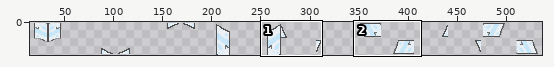
File history of a sprite sheet, sprites/spritesheets/glass_doors.png. The first picture is a wide view before the edit; the outline marks the close-up.
Close-up. Before:
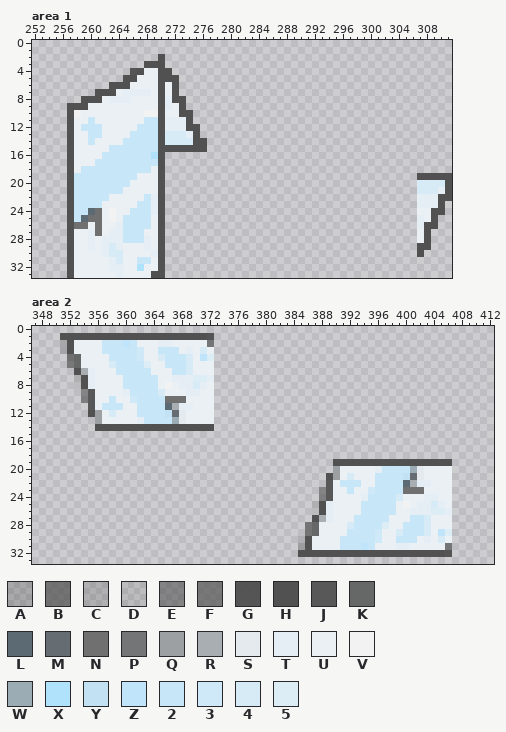
The file is 512x32 pixels. Pixels under 10% opacity are left out. Colours within 5 levels of each other are drawn and written as one. Shown: area 1: x 252..311, y 0..33; area 2: x 347..412, y 0..33. The old version is drawn lined up with the new one. The wide view leaves out empty margins. The commit also changed other parts of the picture, which this record leaves out.
Palette (. is transparent): A #43434345  B #4e4e4eb4  C #4f4f4f3a  D #50505023  E #51515197  F #515151ae  G #515151f7  H #515151  J #585858  K #666767  L #5c6b73  M #666d72  N #707070  P #747576  Q #9da0a2  R #a8aeb1  S #e4eaed  T #e4eef4  U #eaf0f3  V #f2f2f2  W #9cacb5  X #b1e2fc  Y #c2e1f3  Z #c0e5fa  2 #c7e7f9  3 #cfe9f8  4 #d7ebf7  5 #ddedf6
Pixels before, area 1, first column x 257:
 2 .............H.........................................
 3 ...........HHH.........................................
 4 .........GHUUHH........................................
 5 ........HHUUUHHH.......................................
 6 ......HHHUUUUHUH.......................................
 7 ....HHHUTTTTUHUH.......................................
 8 ..HHHUTTTUUUUHTHH......................................
 9 HHHUUUUUUUUUUHTUH......................................
10 HVUUUUUUUUUVVHUUHH.....................................
11 HUU2UUUUUUU22HTTTH.....................................
12 HU222UUUUU222HTTTHH....................................
13 HUU22UUUU2222H444TH....................................
14 HUU2UUUU22222H4444HH...................................
15 HUUUUU2222222HHHHHHH...................................
16 HUUUU2222222XH.........................................
17 HUUU222222222H.........................................
18 HU2222222222UH.........................................
19 H222222222UUUH....................................HHHHH
20 H22222222UUUUH....................................4444H
21 H2222222UUUUUH....................................444TH
22 H22222UUUUU2TH....................................TTTHH
23 H2222UUUUU22TH....................................TTTH.
24 H22LNUVUU222TH....................................UUHH.
25 H2LNNUVU2222UH....................................TUH..
26 HNNUNUUT2222UH....................................THH..
27 HUUTNUTT222UUH....................................UH...
28 HUUTUTTT222TUH....................................UH...
29 HUUTUT4TUUUTUH....................................HH...
30 HUUUUT44UUUUTH....................................H....
31 HUUUUUT4UU22UH.........................................
32 HUUUUUTTUUXUUH.........................................
33 HUUUUUUTUUUUHH.........................................
Pixels before, area 2, first column x 351:
 1 HHHHHHHHHHHHHHHHHHHHHG..................................
 2 AHUUUU222Z2UUUTTUUUUUP..................................
 3 CHUUUU222223UU222UTU4U..................................
 4 .BKUUUU22223UU42224UZ5..................................
 5 .FKUUUU422225UU2224UUU..................................
 6 ..HRTUUU22222UUU224UUU..................................
 7 ..DHTUUUU22222UUTTT55T..................................
 8 ..DHTUUUU22222UVUTT4TU..................................
 9 ...EJUUUUT22224UUUTTUU..................................
10 ...EJUU2UU32222NNNUUUU..................................
11 ....JU222UU2222LRTTUUU..................................
12 ....HQU4UUU2222YMSUUUU..................................
13 .....QUUUUUT2222WSUUUU..................................
14 .....HHHHHHHHHHHHHHHHH..................................
15 ........................................................
16 ........................................................
17 ........................................................
18 ........................................................
19 .......................................HHHHHHHHHHHHHHHHH
20 .......................................QUUUUUT2222WSUUUU
21 ......................................HQU4UUU2222YMSUUUU
22 ......................................JU222UU2222LRTTUUU
23 .....................................EJUU2UU32222NNNUUUU
24 .....................................EJUUUUT22224UUUTTUU
25 ....................................DHTUUUU22222UVUTT4TU
26 ....................................DHTUUUU22222UUTTT55T
27 ....................................HRTUUU22222UUU224UUU
28 ...................................FKUUUU422225UU2224UUU
29 ...................................BKUUUU22223UU42224UZ5
30 ..................................CHUUUU222223UU222UTU4U
31 ..................................AHUUUU222Z2UUUTTUUUUUP
32 ..................................HHHHHHHHHHHHHHHHHHHHHG
New version:
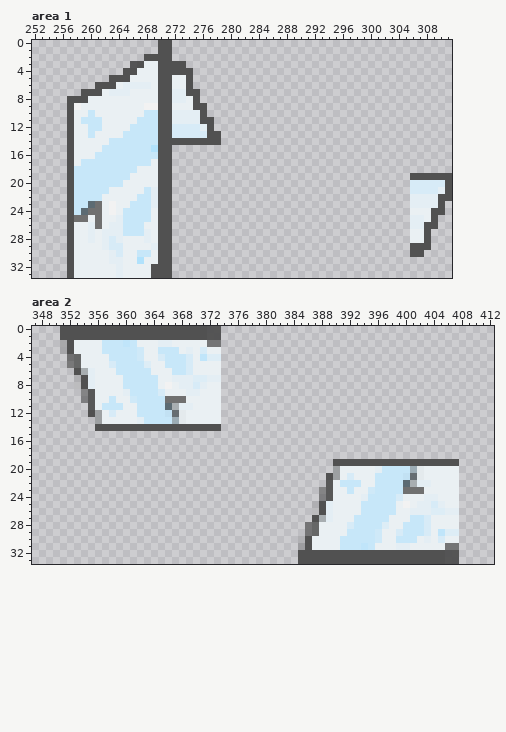
From old to new:
canvas 512x32 -> 544x34; drawings rearranged on the sheet (the old picture shows each at its new place)
Changed rows in their new state; - is an unchanged pixel.
Area 1:
first column x 257:
 0 -------------HH-----------------------------------
 1 -------------HH-----------------------------------
 2 -----------HH-H-----------------------------------
 3 ---------GHUU-HHH---------------------------------
 4 --------HHU----HHH--------------------------------
 5 ------HH-U-----UUH--------------------------------
 6 ----HH-UTTTT--HUUH--------------------------------
 7 --HH-UTT-UUU--HTTHH-------------------------------
 8 HH-UU-UUU-----HTTUH-------------------------------
 9 -VU--------VV-H-UUHH------------------------------
10 -U-2-------22-HTTTTH------------------------------
11 --2-2-----2---H--TTHH-----------------------------
12 --U------2----H4444TH-----------------------------
13 ----U---2-----H--444HH----------------------------
14 ---U--22------HHHH--HH----------------------------
15 -----2------X--.....------------------------------
16 ----2-------2-H-----------------------------------
17 --22--------U-H-----------------------------------
18 -2--------UU--H-----------------------------------
19 ---------U----H----------------------------------H
20 --------U-----H----------------------------------4
21 ------UU---2T-H----------------------------------4
22 -----U----2---H----------------------------------T
23 ---LN-V--2----H----------------------------------T
24 --LN----2---U-H----------------------------------U
25 -NNU--UT------H----------------------------------T
26 -UUT--T----U--H----------------------------------T
27 ----UT-----T--H----------------------------------U
28 ------4-UUU---H----------------------------------U
29 ---U---4---UT-H----------------------------------H
30 -----UT---22U-H----------------------------------H
31 -------T--XU--H-----------------------------------
32 ------U---U-H-H-----------------------------------
33 --------------H-----------------------------------
Area 2:
first column x 351:
 0 HHHHHHHHHHHHHHHHHHHHHGG
 1 ----------------------G
 2 ----------------------P
 3 ----------------------U
 4 ----------------------5
 5 ----------------------U
 6 ----------------------U
 7 ----------------------T
 8 ----------------------U
 9 ----------------------U
10 ----------------------U
11 ----------------------U
12 ----------------------U
13 ----------------------U
14 ----------------------H
first column x 385:
19 ----------------------H
20 ----------------------U
21 ----------------------U
22 ----------------------U
23 ----------------------U
24 ----------------------U
25 ----------------------U
26 ----------------------T
27 ----------------------U
28 ----------------------U
29 ----------------------5
30 ----------------------U
31 ----------------------P
32 ----------------------G
33 HHHHHHHHHHHHHHHHHHHHHGG
